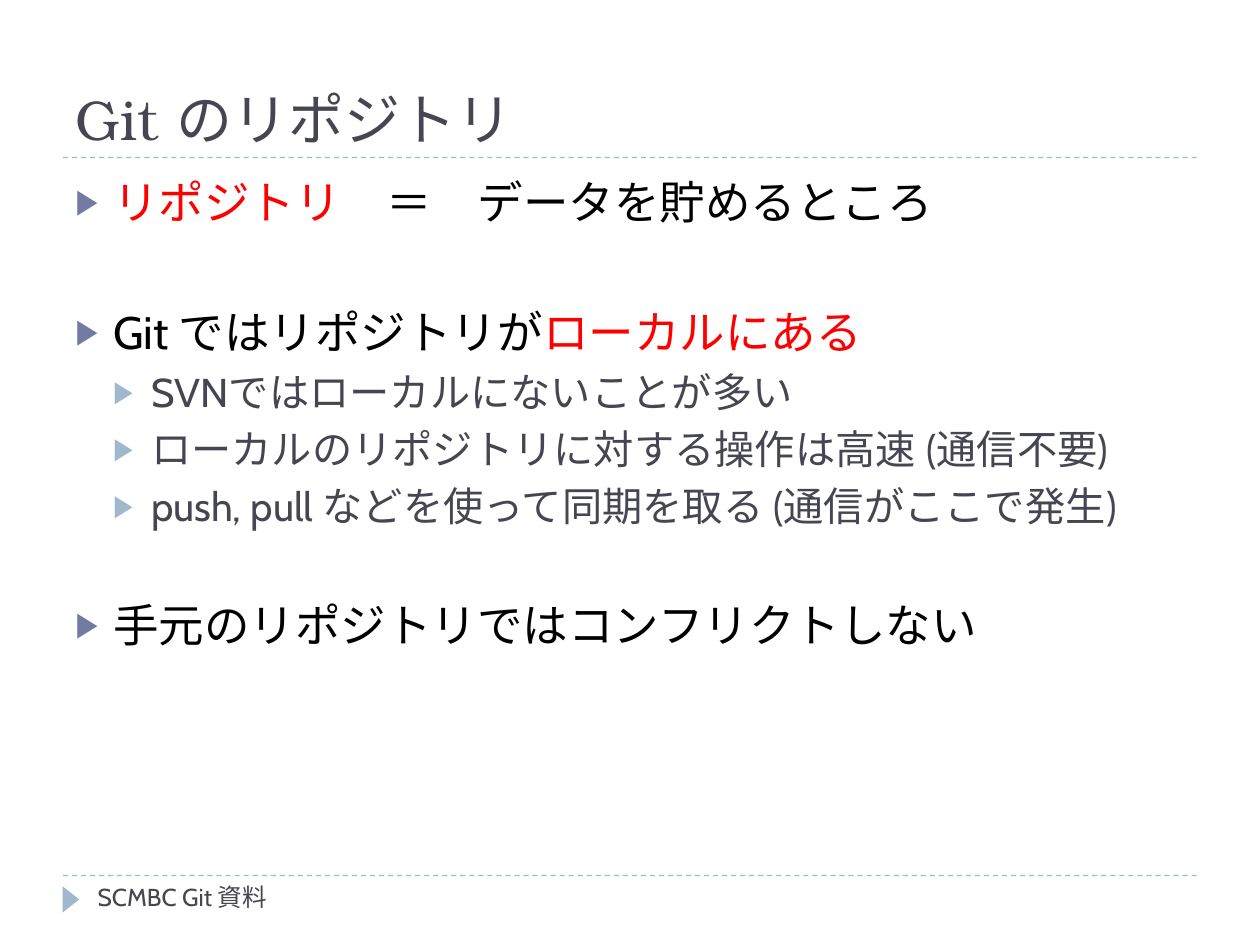
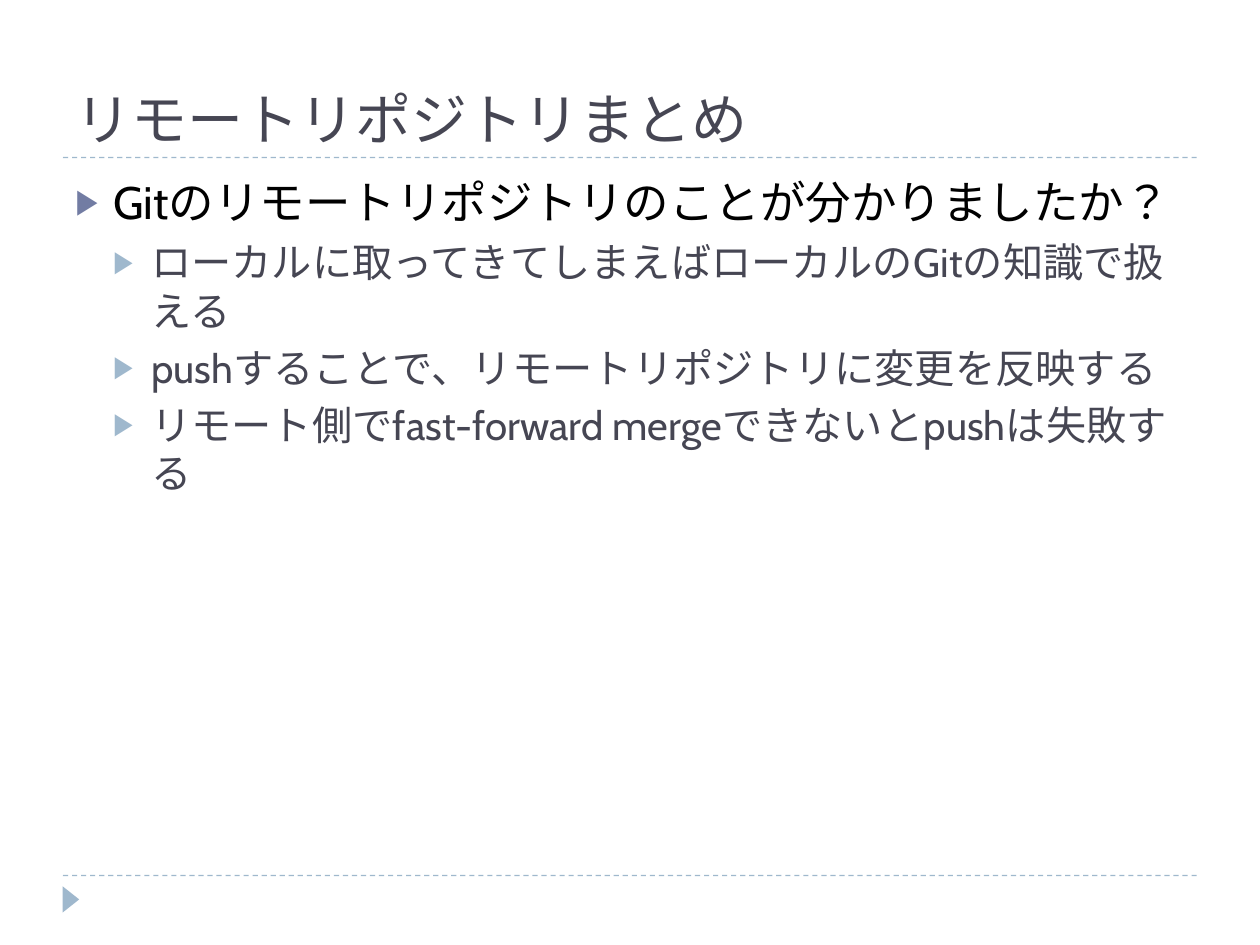
Before and after one commit to kyonmm/SCMBootCamp, a slide deck: slide 43 of git/presen/SCMBC_Git.pptx (slide 2 before the commit). Drawn at 1260x945 pixels with LibreOffice and Linux fonts; fonts in the diff are those of the drawing. Boxes give left, top, right and bottom in pixels: in the first picture for what was removed or moved away, otherwise in the second. Text is boxed around its words. In the diff, an @@ line names an element or a change of style, - is before the commit and + after.

Commit message:
Gitの資料を更新

```diff
--- a/git/presen/SCMBC_Git.pptx
+++ b/git/presen/SCMBC_Git.pptx
@@ title at bbox=[75, 92, 747, 143]: text changed @@
-Git のリポジトリ
+リモートリポジトリまとめ
@@ text at bbox=[113, 181, 1170, 444]: text changed @@
-▶ リポジトリ ＝ データを貯めるところ
-▶ Git ではリポジトリがローカルにある
-  ▶ SVNではローカルにないことが多い
-  ▶ ローカルのリポジトリに対する操作は高速 (通信不要)
-  ▶ push, pull などを使って同期を取る (通信がここで発生)
-▶ 手元のリポジトリではコンフリクトしない
+▶ Gitのリモートリポジトリのことが分かりましたか？
+  ▶ ローカルに取ってきてしまえばローカルのGitの知識で扱える
+  ▶ pushすることで、リモートリポジトリに変更を反映する
+  ▶ リモート側でfast-forward mergeできないとpushは失敗する
@@ text removed at bbox=[98, 885, 267, 908] @@
-SCMBC Git 資料
```
Also in this commit, not shown: 32 other slides changed, 12 slides added, 9 slides removed.
